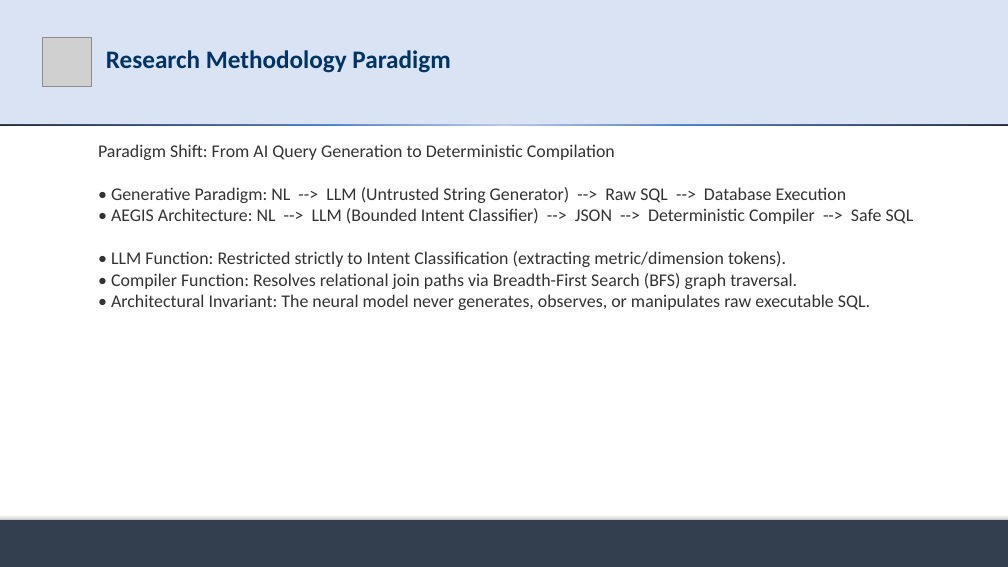
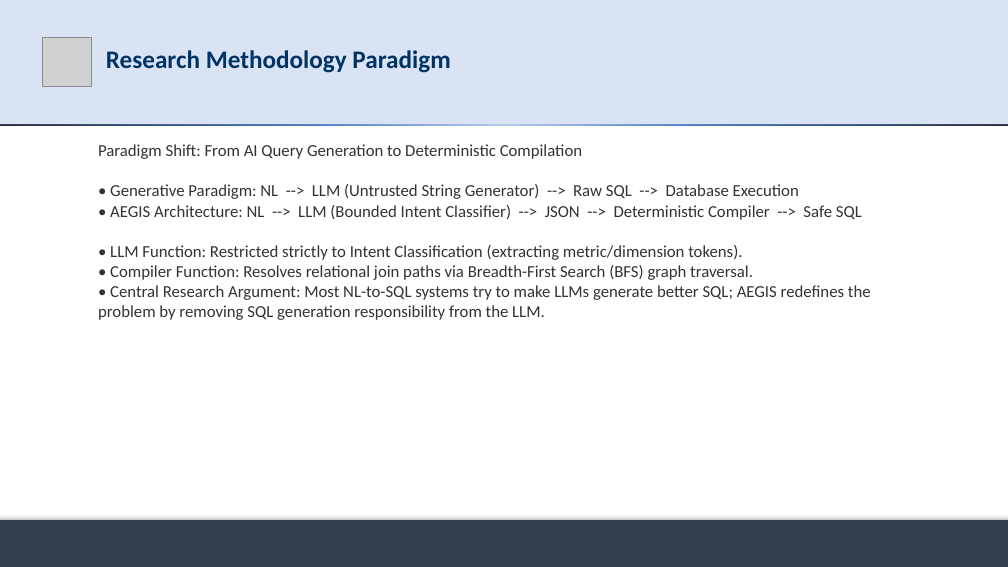
Before and after one commit to md-riaz/AEGIS-Research, a slide deck: slide 8 of docs/scripts/Md_Riaz_Mid_Defense_Final_0322310105101024.pptx. Drawn at 1008x567 pixels with LibreOffice and Linux fonts; fonts in the diff are those of the drawing; grey boxes stand for pictures. Boxes give left, top, right and bottom in pixels: in the first picture for what was removed or moved away, otherwise in the second. Text is boxed around its words. In the diff, an @@ line names an element or a change of style, - is before the commit and + after.

```diff
--- a/docs/scripts/Md_Riaz_Mid_Defense_Final_0322310105101024.pptx
+++ b/docs/scripts/Md_Riaz_Mid_Defense_Final_0322310105101024.pptx
@@ text at box(98, 144, 862, 280): size 17 to 16 pt in "Paradigm Shift: From AI Query Generation to ...", "• Generative Paradigm: NL --> LLM (Untrusted ...", "• AEGIS Architecture: NL --> LLM (Bounded ...", "• LLM Function: Restricted strictly to Intent ..." and 1 more places @@
@@ text at box(98, 285, 871, 320): text changed; size 17 to 16 pt @@
-• Architectural Invariant: The neural model never generates, observes, or manipulates raw executable SQL.
+• Central Research Argument: Most NL-to-SQL systems try to make LLMs generate better SQL; AEGIS redefines the problem by removing SQL generation responsibility from the LLM.
```
Also in this commit, not shown: 6 other slides changed, 1 slide added, 1 slide removed, 9 other files.
